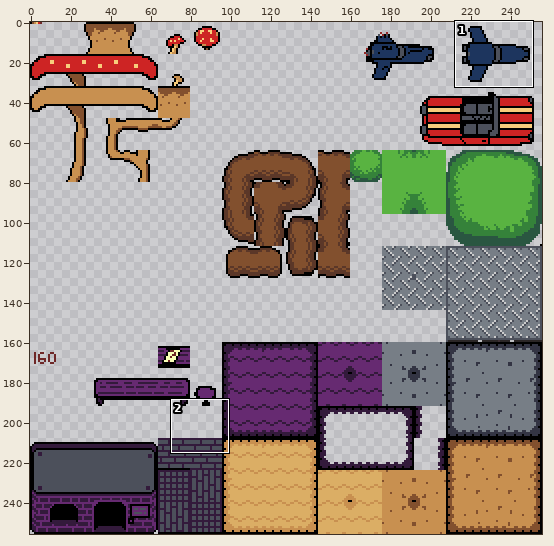
Two states of a sprite sheet, assets/tileset.png. Above: a wide view before the commit, with the close-up outlined.
Close-up. Earlier state:
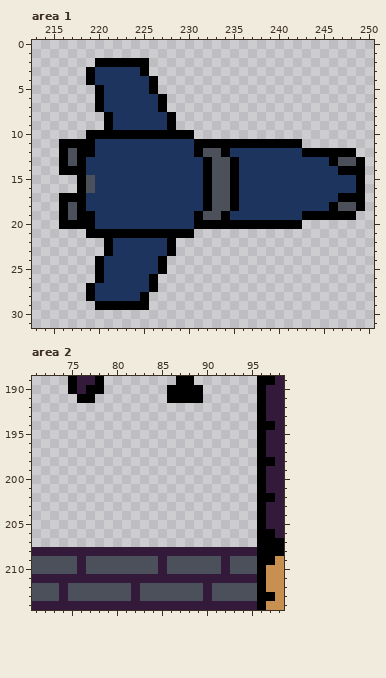
The file is 256x256 pixels. Shown: area 1: x 213..250, y 0..31; area 2: x 71..98, y 189..214.
After:
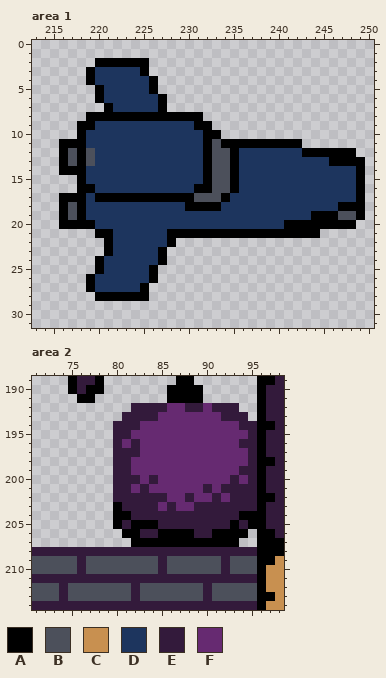
Palette (. is transparent): A #000000  B #4c505b  C #c89050  D #1d355e  E #331a3b  F #662a71
Commit: better ship art
Diff:
--- area 1
@@ x 213..250 @@
  6 .......ADDDDDDA.......................
- 7 .......ADDDDDDA.......................
- 8 ........ADDDDDDA......................
- 9 ........ADDDDDDA......................
-10 ......AAAAAAAAAAAA....................
-11 ...AAAADDDDDDDDDDDAAAAAAAAAAAA........
-12 ...ABAADDDDDDDDDDDABBADDDDDDDDAAAAAA..
-13 ...ABADDDDDDDDDDDDDABBADDDDDDDDDDABBA.
-14 ...AAADDDDDDDDDDDDDABBADDDDDDDDDDDAAA.
-15 .....ABDDDDDDDDDDDDABBADDDDDDDDDDDDDA.
-16 .....ABDDDDDDDDDDDDABBADDDDDDDDDDDDDA.
-17 ...AAADDDDDDDDDDDDDABBADDDDDDDDDDDAAA.
-18 ...ABADDDDDDDDDDDDDABBADDDDDDDDDDABBA.
-19 ...ABAADDDDDDDDDDDABBADDDDDDDDAAAAAA..
-20 ...AAAADDDDDDDDDDDAAAAAAAAAAAA........
-21 ......AAAAAAAAAAAA....................
+ 7 ........ADDDDDA.......................
+ 8 ......AAAAAAAAAAAAA...................
+ 9 .....AADDDDDDDDDDDAA..................
+10 .....ADDDDDDDDDDDDDAA.................
+11 ...AAADDDDDDDDDDDDDABAAAAAAAAA........
+12 ...ABABDDDDDDDDDDDDABBADDDDDDDAAAAAA..
+13 ...ABABDDDDDDDDDDDDABBADDDDDDDDDDAAAA.
+14 ...AAADDDDDDDDDDDDDABBADDDDDDDDDDDDDA.
+15 .....ADDDDDDDDDDDDDABBADDDDDDDDDDDDDA.
+16 .....AADDDDDDDDDDDAABBADDDDDDDDDDDDDA.
+17 ...AAADAAAAAAAAAAABBBADDDDDDDDDDDDDDA.
+18 ...ABADDDDDDDDDDDAAAADDDDDDDDDDDDDAAA.
+19 ...ABADDDDDDDDDDDDDDDDDDDDDDDDDAAABBA.
+20 ...AAAADDDDDDDDDDDDDDDDDDDDDAAAAAAAA..
+21 .......AADDDDDDAAAAAAAAAAAAAAAAA......
 22 ........ADDDDDDA......................
-23 ........ADDDDDDA......................
+23 ........ADDDDDA.......................
 24 .......ADDDDDDA.......................
-25 .......ADDDDDDA.......................
-26 .......ADDDDDA........................
-27 ......ADDDDDDA........................
-28 ......ADDDDDA.........................
-29 .......AAAAAA.........................
+25 .......ADDDDDA........................
+26 ......ADDDDDDA........................
+27 ......ADDDDDA.........................
+28 .......AAAAAA.........................
+29 ......................................
 30 ......................................
--- area 2
@@ x 71..98 @@
 191 .....AA........AAAA......AEE
-192 .........................AEE
-193 .........................AEE
-194 .........................AAE
-195 .........................AEE
-196 .........................AEE
-197 .........................AEE
-198 .........................AAE
-199 .........................AEE
-200 .........................AEE
-201 .........................AEE
-202 .........................AAE
-203 .........................AEE
-204 .........................AEE
-205 .........................AEE
-206 .........................AAE
-207 .........................AAA
+192 ...........EEEEFFEEFEEE..AEE
+193 ..........EEEEFFFFFFFEEE.AEE
+194 .........EEEFFFFFFFFFFFEEAAE
+195 .........EEFFFFFFFFFFFFFEAEE
+196 .........EFEFFFFFFFFFFFEEAEE
+197 .........EEEFFFFFFFFFFFFEAEE
+198 .........EEFFFFFFFFFFFFFEAAE
+199 .........EEFFFFFFFFFFFFEEAEE
+200 .........EEEFEFFFFFFFFEFEAEE
+201 .........EEFEFFFFFFEFEEEEAEE
+202 .........EEEEEEFFEFFEFEEEAAE
+203 .........AEEEEFEFFEEEEEEEAEE
+204 .........AAEEEEEEEEEEEEAAAEE
+205 .........AEAAAEEEEEEEEAEAAEE
+206 ..........AAEEAAAAEEAAAA.AAE
+207 ...........AAAAAAAAAAAA..AAA
 208 EEEEEEEEEEEEEEEEEEEEEEEEEAAA
